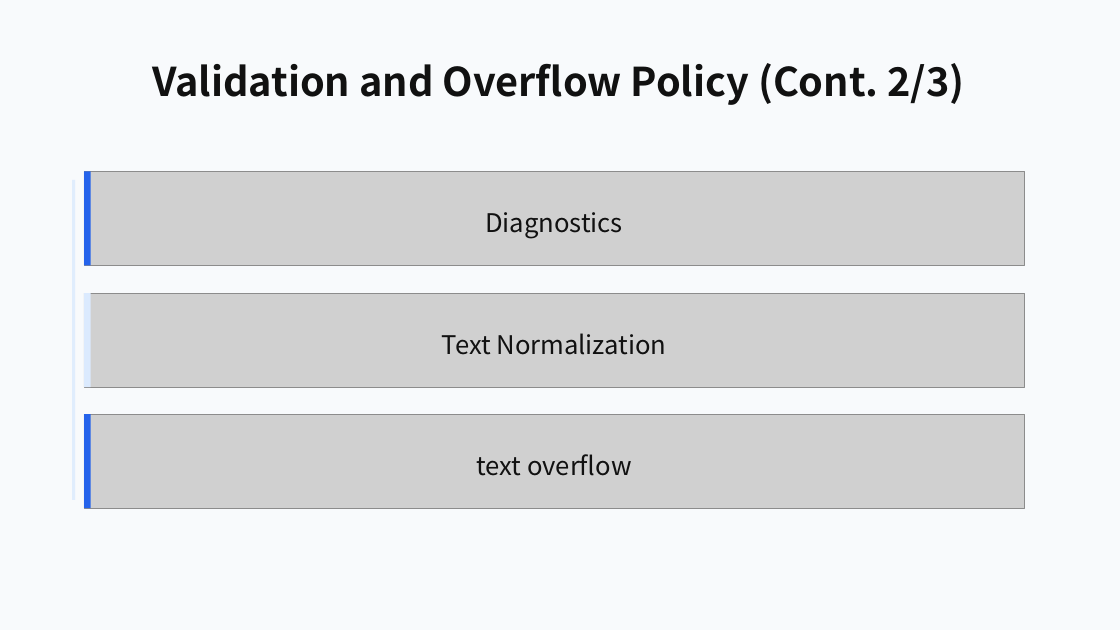
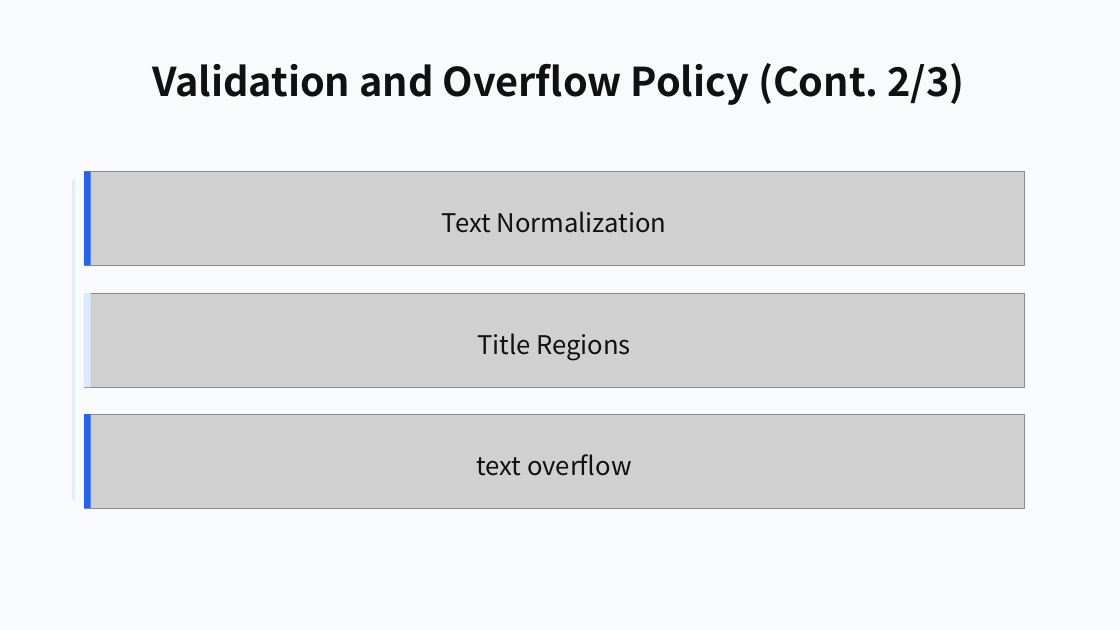
Before and after one commit to ch040602/mdpr-skill, a slide deck: slide 19 of artifacts/mdpr-vs-skill/mdpr-baseline-result.pptx. Drawn at 1120x630 pixels with LibreOffice and Linux fonts; fonts in the diff are those of the drawing; grey boxes stand for pictures. Boxes give left, top, right and bottom in pixels: in the first picture for what was removed or moved away, otherwise in the second. Text is boxed around its words. In the diff, an @@ line names an element or a change of style, - is before the commit and + after.

Commit message:
Remove section title echoes from comparison corpus

```diff
--- a/artifacts/mdpr-vs-skill/mdpr-baseline-result.pptx
+++ b/artifacts/mdpr-vs-skill/mdpr-baseline-result.pptx
@@ text at [442,211,667,233]: text changed @@
-Diagnostics
+Text Normalization
@@ text at [477,333,631,361]: text changed @@
-Text Normalization
+Title Regions
```
Also in this commit, not shown: 8 other slides changed, 6 other files.
